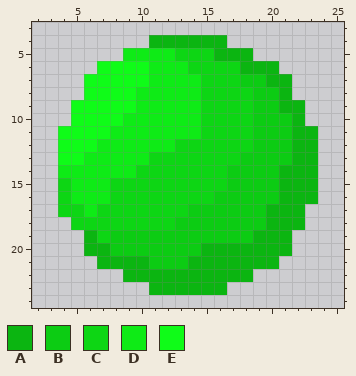
Pixel-art sprite: images/Pewpew.png. Above, as it was before the edit.
The file is 280x270 pixels, drawn in blocks of 10x10; one block is one cell here. Shown: x 2..25, y 3..24.
Palette (. is transparent): A #0bb511  B #0ccc13  C #0dd614  D #0eeb16  E #0ffc18
Pixels before, first column x 4:
 4 .......AAAAAA.......
 5 .....DDDDCCCAAA.....
 6 ...EEEEDDDCCCCAAA...
 7 ..EEEEEDDDDCCCBBAA..
 8 ..EEEEDDDDDCCCCBBA..
 9 .EEEEEDDDDDCCCCBBAA.
10 .EEEEDDDDDDCCCCBBBA.
11 EEEEDDDDDDDCCCCBBBAA
12 EEEDDDDDDCCCCCCBBBAA
13 EEDDDDDCCCCCCCBBBBAA
14 DDDDDDCCCCCCCBBBBAAA
15 CDDDCCCCCCCCCBBBBAAA
16 CDDDCCCCCCCCBBBBBAAA
17 CCDCCCCCCCBBBBBBAAA.
18 .CCCCCCCCBBBBBBBAAA.
19 ..ACBBBBBBBBBBBAAA..
20 ..AABBBBBBBAAAAAAA..
21 ...AAAABBBAAAAAAA...
22 .....AAAAAAAAAA.....
23 .......AAAAAA.......
Now the later version:
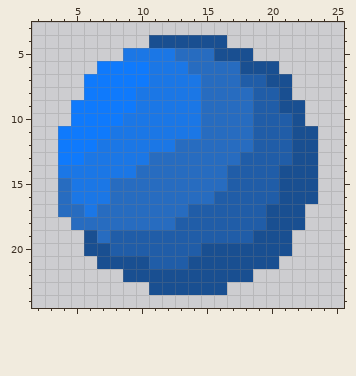
Change:
Colour A changes from #0bb511 to #194f91.
Colour B changes from #0ccc13 to #205da8.
Colour C changes from #0dd614 to #276cc0.
Colour D changes from #0eeb16 to #1b77e6.
Colour E changes from #0ffc18 to #0f7afc.
Pixel boxes of the changes (left, top, right, bottom) in both pictures:
changed: (58, 35, 318, 295)
